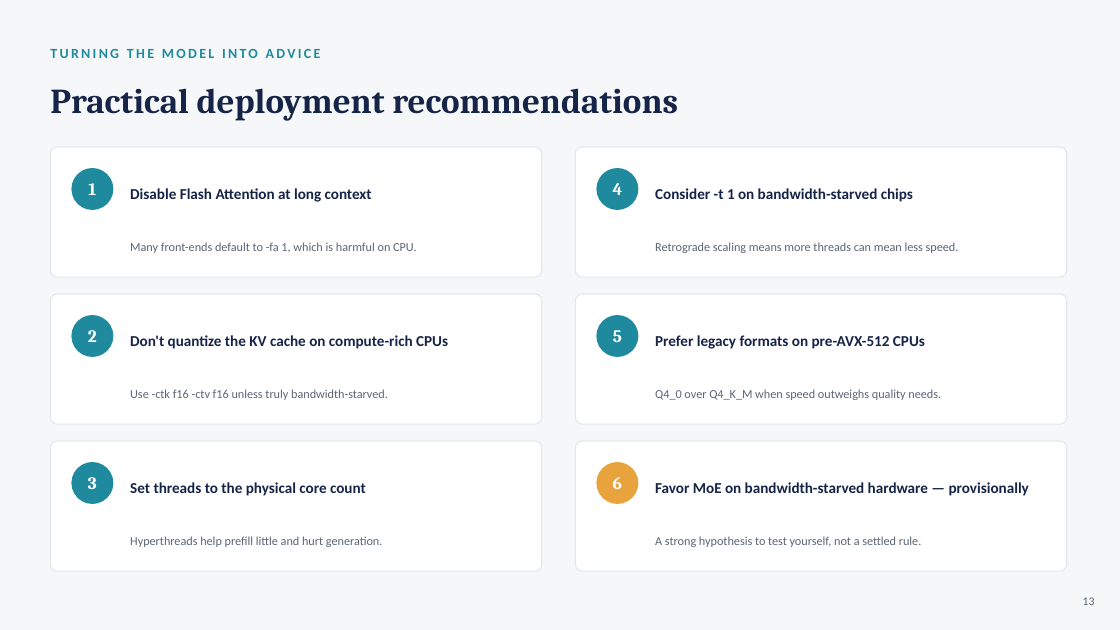
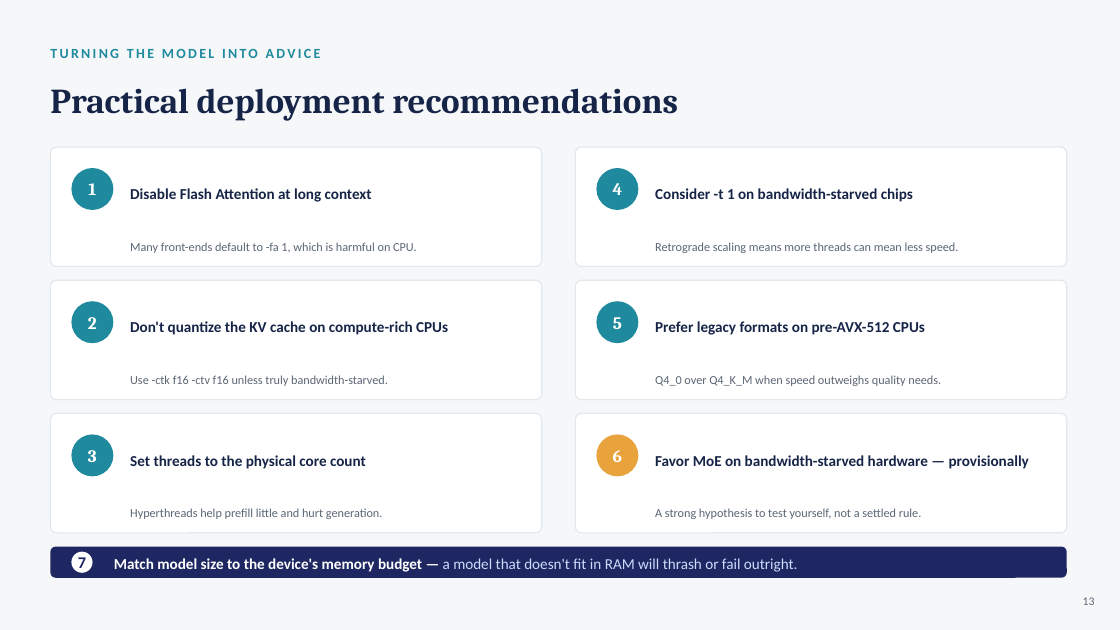
Before and after one commit to Yassine-Hattay/LLMs_inference_on_CPU, a slide deck: slide 13 of Presentation_and_report/CPU_LLM_Inference_Defense.pptx. Drawn at 1120x630 pixels with LibreOffice and Linux fonts; fonts in the diff are those of the drawing. Boxes give left, top, right and bottom in pixels: in the first picture for what was removed or moved away, otherwise in the second. Text is boxed around its words. In the diff, an @@ line names an element or a change of style, - is before the commit and + after.

```diff
--- a/Presentation_and_report/CPU_LLM_Inference_Defense.pptx
+++ b/Presentation_and_report/CPU_LLM_Inference_Defense.pptx
@@ rounded rectangle: place and size @@
-rounded rectangle at box(50, 147, 542, 277)
+rounded rectangle at box(50, 147, 542, 266)
@@ rounded rectangle: place and size @@
-rounded rectangle at box(576, 147, 1067, 277)
+rounded rectangle at box(576, 147, 1067, 266)
@@ rounded rectangle: place and size @@
-rounded rectangle at box(50, 294, 542, 424)
+rounded rectangle at box(50, 281, 542, 400)
@@ rounded rectangle: place and size @@
-rounded rectangle at box(576, 294, 1067, 424)
+rounded rectangle at box(576, 281, 1067, 400)
@@ 6 texts, 2 rounded rectangles: place and size @@
-6 texts, 2 rounded rectangles at box(71, 315, 941, 400)
+6 texts, 2 rounded rectangles at box(71, 302, 941, 386)
@@ rounded rectangle: place and size @@
-rounded rectangle at box(50, 441, 542, 571)
+rounded rectangle at box(50, 413, 542, 533)
@@ rounded rectangle: place and size @@
-rounded rectangle at box(576, 441, 1067, 571)
+rounded rectangle at box(576, 413, 1067, 533)
@@ text "Set threads to the physical ...": place and size @@
-text "Set threads to the physical ..." at box(130, 482, 366, 496)
+text "Set threads to the physical ..." at box(130, 455, 366, 469)
@@ 4 texts, 2 rounded rectangles: place and size @@
-4 texts, 2 rounded rectangles at box(71, 462, 922, 547)
+4 texts, 2 rounded rectangles at box(71, 434, 922, 519)
@@ text "Favor MoE on bandwidth-starved hardware ...": place and size @@
-text "Favor MoE on bandwidth-starved hardware ..." at box(655, 482, 1029, 496)
+text "Favor MoE on bandwidth-starved hardware ..." at box(655, 455, 1029, 469)
@@ rounded rectangle added at box(50, 547, 1067, 578), fill #1E2761 @@
@@ ellipse added at box(71, 552, 92, 573), fill #FFFFFF, 14 pt, text #1E2761, bold @@
+7
@@ text added at box(114, 558, 798, 572), 13 pt, text #CADCFC @@
+Match model size to the device's memory budget — a model that doesn't fit in RAM will thrash or fail outright.
```
Also in this commit, not shown: 7 other slides changed, 1 other file.
